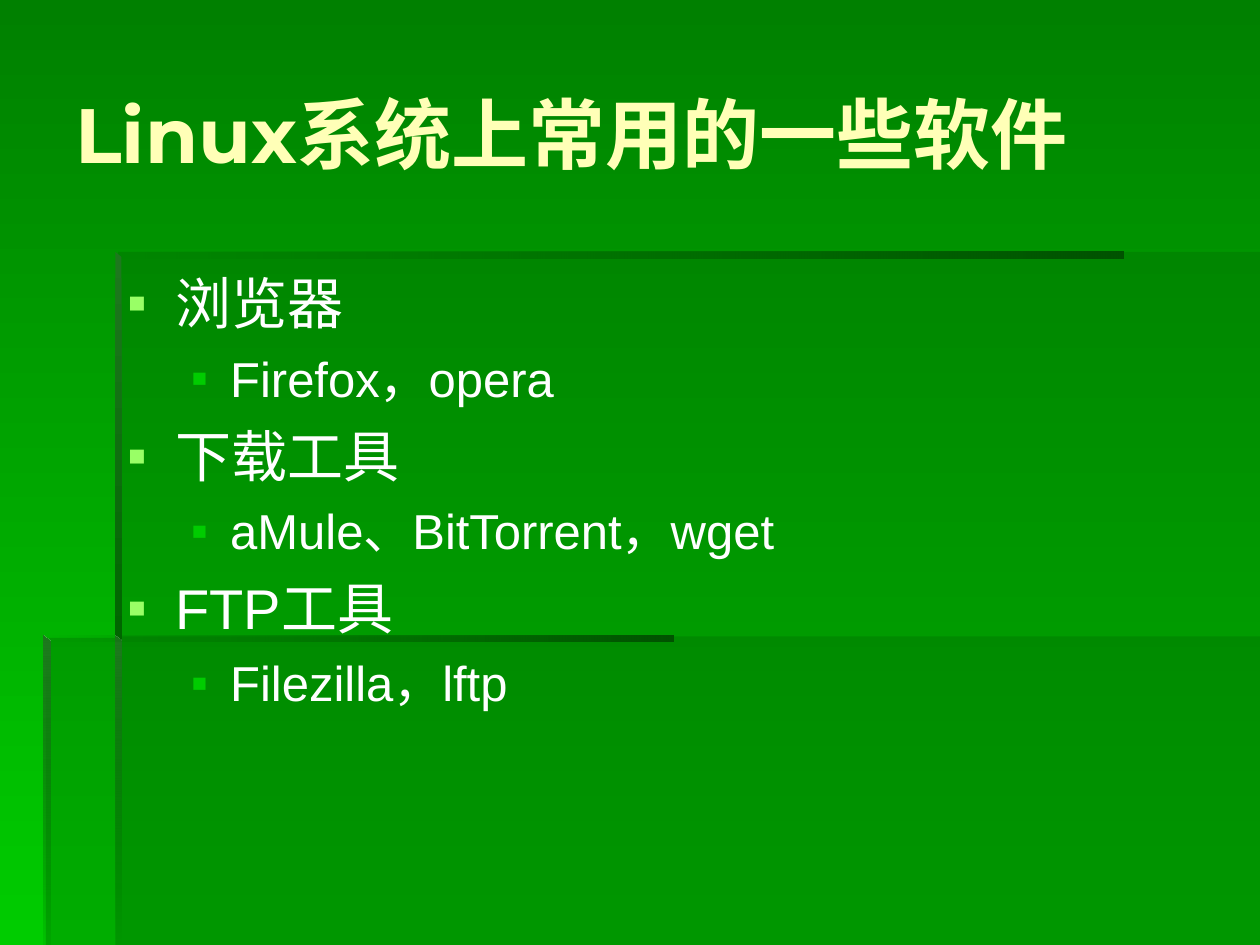
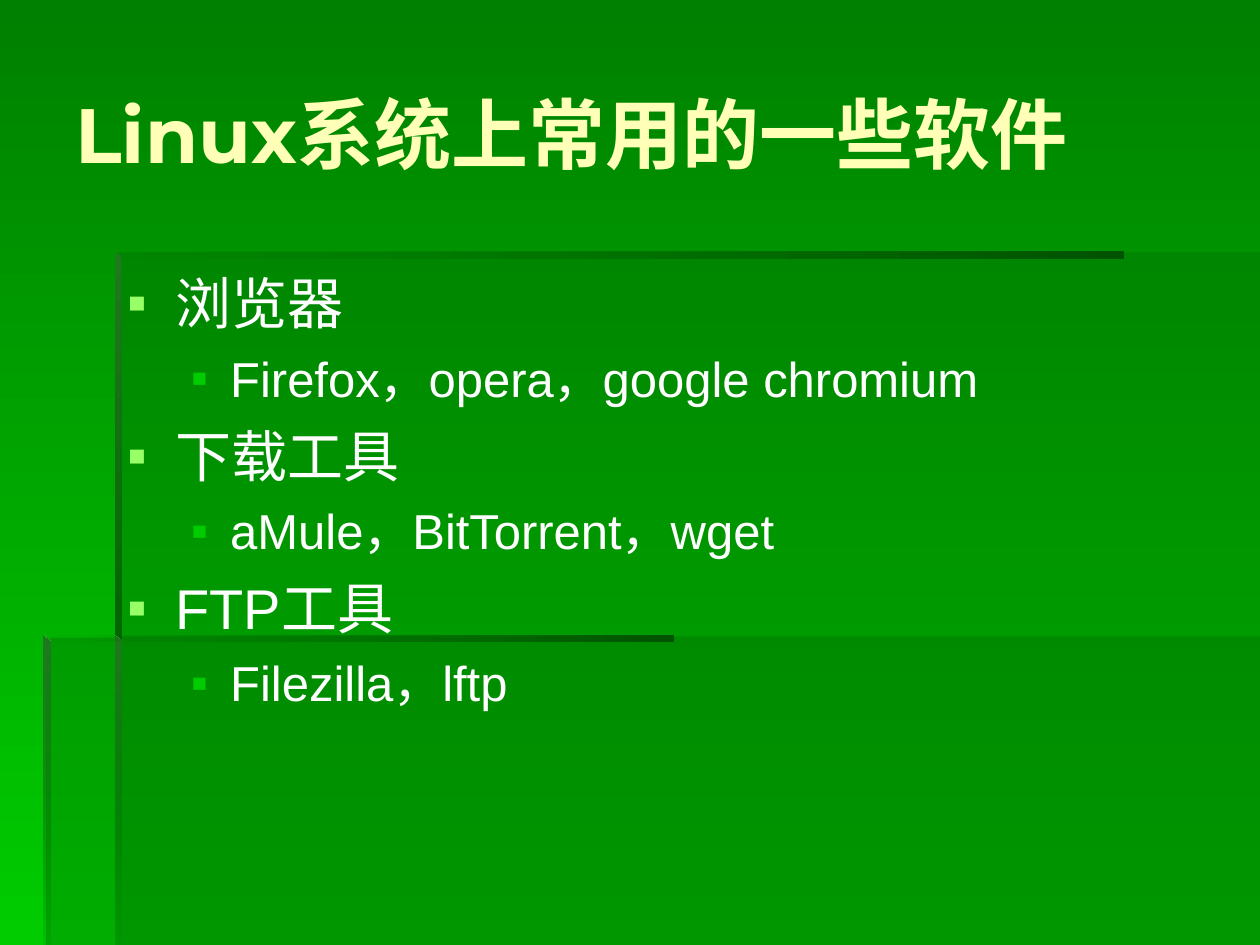
Before and after one commit to origin2007/computer_system, a slide deck: slide 50 of 06软件基础之操作系统.ppt. Drawn at 1260x945 pixels with LibreOffice and Linux fonts; fonts in the diff are those of the drawing. Boxes give left, top, right and bottom in pixels: in the first picture for what was removed or moved away, otherwise in the second. Text is boxed around its words. In the diff, an @@ line names an element or a change of style, - is before the commit and + after.

```diff
--- a/06软件基础之操作系统.ppt
+++ b/06软件基础之操作系统.ppt
@@ text at (x1=230, y1=361, x2=978, y2=407): text changed @@
-  ▪ Firefox，opera
+  ▪ Firefox，opera，google chromium
@@ text at (x1=230, y1=513, x2=774, y2=559): text changed @@
-  ▪ aMule、BitTorrent，wget
+  ▪ aMule，BitTorrent，wget
```
Also in this commit, not shown: 51 other slides changed, 1 slide added, 1 slide removed, 6 other files.
